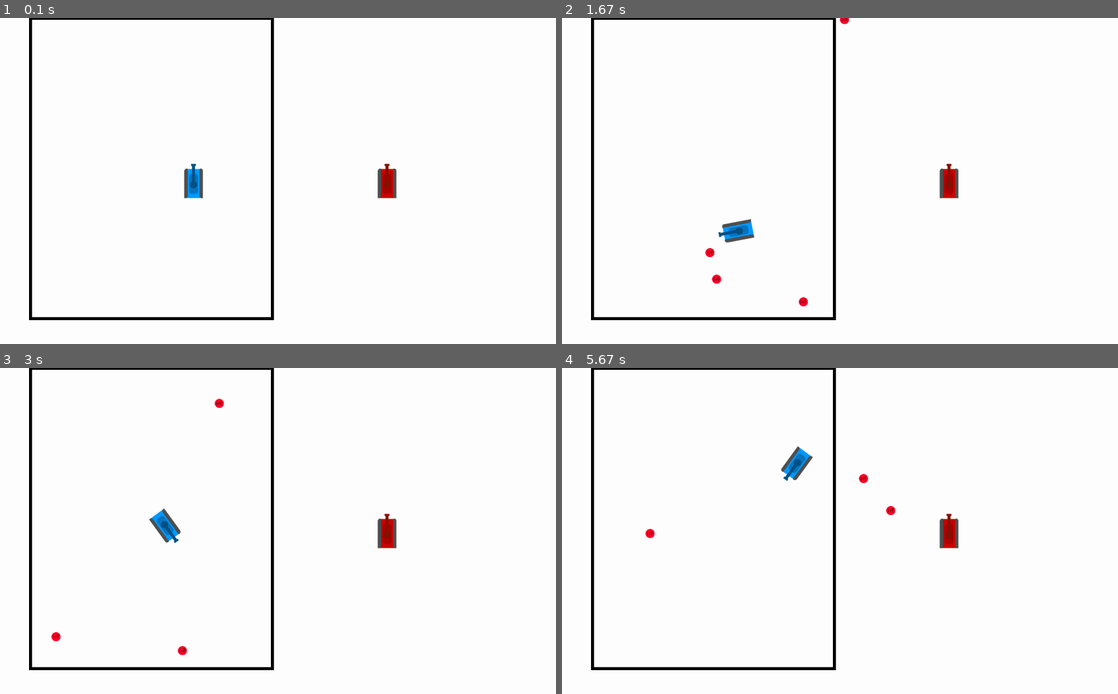
Above: before the commit, frames 1-4 (two rows, left to right).
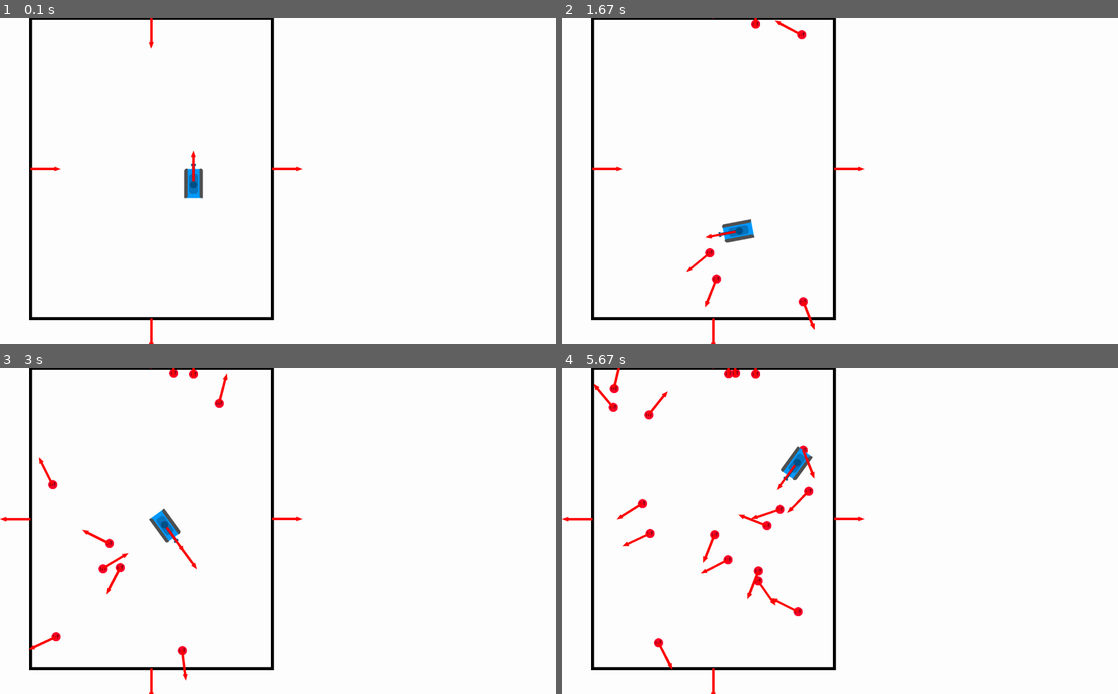
Above: after the commit, the same moments.

Repository: hoischreck/tankClash
Game: pygame game, started from main.py
Two runs of this game, one before a commit and one after it. Both use one fixed random seed, a clock stepped at 60 frames per second and the inputs below.
Inputs:
- Up to frame 1 (0.1 s): no input
- Up to frame 2 (1.67 s): tap Space at 0.33, 0.73, 1.03, 1.23, 1.57 s; hold D 0.67-1.13 s; hold W 1.17-1.47 s; hold D from 1.5 s (still down)
- Up to frame 3 (3 s): tap Space at 1.87, 2.07, 2.37, 2.63, 2.97 s; release D at 1.97 s; hold A 2-2.53 s; hold S 2.57-2.87 s; hold A from 2.9 s (still down)
- Up to frame 4 (5.67 s): tap Space at 3.27, 3.4, 3.8, 4.1, 4.47, 4.87, 5.17, 5.37 s; release A at 3.3 s; hold W 3.33-3.7 s; hold D 3.73-4.37 s; hold S 4.4-4.77 s; hold A 4.8-5.27 s; hold D from 5.3 s (still down)

The runs differ from the first frame. In frame 1, 0.6% of the frame differs, in the area x 5-72%, y 0-100%; in frame 2, 0.8%; in frame 3, 1.1%; in frame 4, 1.9%, in the area x 0-72%, y 0-100%.

Commit message:
fixes and features (e.g. vector display)

Diff:
--- a/PygameCollection/game.py
+++ b/PygameCollection/game.py
@@ -81,6 +81,9 @@
 
 	def __loopClose(self):
 		self.clock.tick(self.tps)
+		#todo: remove this?
+		#self.screen.blit(pygame.transform.flip(self.screen, True, True), (0, 0))
+		#self.screen.blit(pygame.transform.rotate(self.screen, 180), (0, 0))
 		pygame.display.flip()
 
 class KeyType(Enum):
--- a/PygameCollection/gameObjects.py
+++ b/PygameCollection/gameObjects.py
@@ -97,7 +97,7 @@
 		def __inner(*args, **kwargs):
 			r = drawMethod(*args, **kwargs)
 			pygame.draw.rect(mSprite.screen, (255, 0, 0), mSprite.rect, width)
-			pygame.draw.line(mSprite.screen, (255, 0, 0), mSprite.pos.toTuple(), (mSprite.pos + mSprite.dir * debugDirLineLen).toTuple(), 10)
+			#pygame.draw.line(mSprite.screen, (255, 0, 0), mSprite.pos.toTuple(), (mSprite.pos + mSprite.dir * debugDirLineLen).toTuple(), 10) # see showVector()
 			return r
 		return __inner
 	mSprite.draw = _drawDebug(mSprite.draw)
--- a/PygameCollection/math.py
+++ b/PygameCollection/math.py
@@ -24,6 +24,8 @@
 		return np.sqrt(self.vec.dot(self.vec))
 
 	def enclosedAngle(self, v2):
+		if v2.x == 1 and v2.y == 0:
+			return acos(self.x/self.magnitude())
 		return acos((self*v2)/(self.magnitude()*v2.magnitude()))
 
 	# self is projected on to v2
@@ -35,8 +37,11 @@
 			return None
 		return self.y/self.x
 
+	# returns radiant from x-axis
 	def toRadiant(self):
-		return self.enclosedAngle(Vector2D(1, 0))
+		a = self.enclosedAngle(Vector2D(1, 0))
+		r = a if self.y >= 0 else 2*pi - a
+		return r
 
 	def toTuple(self):
 		return self.x, self.y
@@ -46,6 +51,15 @@
 		self.x = self.x / m
 		self.y = self.y / m
 		self.vec = np.array((self.x, self.y), dtype=self.dtype)
+
+	def toCounter(self):
+		self.x = -self.x
+		self.y = -self.y
+		self.vec = np.array((self.x, self.y), dtype=self.dtype)
+
+	#
+	# def makeCollinearTo(self, v2):
+	# 	pass
 
 	def __str__(self):
 		return f"Vector2D({self.x} {self.y})"
@@ -67,7 +81,7 @@
 
 	def __mul__(self, other):
 		if isinstance(other, Vector2D):
-			return Vector2D.fromIterable(self.vec.dot(other.vec))
+			return self.vec.dot(other.vec)
 		elif isinstance(other, (int, float)):
 			return Vector2D(self.x*other, self.y*other)
 		else:
@@ -76,6 +90,12 @@
 	def __truediv__(self, other):
 		if isinstance(other, (int, float)):
 			return Vector2D(self.x / other, self.y / other)
+		else:
+			raise TypeError
+
+	def __eq__(self, other):
+		if isinstance(other, Vector2D):
+			return self.x == other.x and self.y == other.y
 		else:
 			raise TypeError
 
@@ -97,6 +117,15 @@
 		newVec = Vector2D.copy(v)
 		return newVec / newVec.magnitude()
 
+	@classmethod
+	def asCounterVector(cls, v):
+		return Vector2D(v.x*-1, v.y*-1)
+
+	@classmethod
+	def getNormVec(cls, v):
+		s = v.slope()
+		return Vector2D(1, 0) if s is None else Vector2D(-s, 1) #Vector2D(s, -1) counter vector
+
 	# v1 is projected on to v2
 	@classmethod
 	def fromProjection(cls, v1, v2):
@@ -105,8 +134,56 @@
 	# v1 is reflected at v2
 	@classmethod
 	def fromReflection(cls, v1, v2):
-		return 2*v2 - v1
+		return v2*2 - v1
 
+	@classmethod
 	# symmetric reflection is done by reflecting at the point of projection
 	def fromSymReflection(self, v1, v2):
-		return 2*(Vector2D.fromProjection(v1, v2)) - v1
+		return (Vector2D.fromProjection(v1, v2))*2 - v1
+
+	# todo: test
+	# returns a vector by rotating by a given radiant
+	@classmethod
+	def fromRotation(self, v1, radiant):
+		a = v1.toRadiant()
+		b = a + radiant
+		return Vector2D.fromRadiant(b)*v1.magnitude()
+
+	# v1 is supposed to become collinear to v2
+	@classmethod
+	def fromCollinearity(cls, v1, v2):
+		return v2*v1.magnitude()
+
+	@classmethod
+	def fromMatrixVecMul(cls, v1, matrix):
+		assert isinstance(matrix, Matrix2D)
+		return Vector2D.fromIterable(v1.vec.dot(matrix.matx))
+
+
+# todo: implement?
+class Straight:
+	def __init__(self, supportVector: Vector2D, directionVector: Vector2D):
+		self.sV = supportVector
+		self.dV = directionVector
+
+
+class Matrix2D:
+	def __init__(self, formattedList): # format of iterable must be in analogy to matrix
+		self.matx = np.array(formattedList, dtype=np.double)
+
+	# format: x1 x2 ... xn y1 y2 ... yn
+	@classmethod
+	def fromIterable(cls, iterable):
+		return Matrix2D(np.array(iterable).reshape(2, 2))
+
+	@classmethod
+	def fromVectors(cls, v1, v2):
+		return Matrix2D.fromIterable([v1.x, v2.x, v1.y, v2.y])
+
+	# basic rotation transformation matrix
+	@classmethod
+	def fromRotation(cls, radiant):
+		i = Vector2D.fromRadiant(radiant)
+		j = Vector2D.fromRadiant(radiant+pi/2)
+		#print("i:", rad2deg(i.toRadiant()))
+		return Matrix2D.fromVectors(i, j)
--- a/PygameCollection/utils.py
+++ b/PygameCollection/utils.py
@@ -1,4 +1,8 @@
+import numpy as np
 import pygame, os
+from math import pi
+from PygameCollection.math import Vector2D, Matrix2D
+from PygameCollection.gameObjects import MovableSprite
 
 def secondsToFormat(s):
     t = {"h":3600, "m":60, "s":1}
@@ -18,3 +22,44 @@
 def loadConvScaledImg(pathTuple, newDimensions=None, preserveAlpha=True):
     img = pygame.image.load(os.path.join(*pathTuple)).convert_alpha() if preserveAlpha else pygame.image.load(os.path.join(*pathTuple)).convert()
     return img if newDimensions == None else pygame.transform.scale(img, newDimensions)
+
+
+# class linearVectorArt:
+#     pass
+
+# todo: implement correctly -> generalize drawing arrows
+def showVector(screen, vector: Vector2D, x, y, length=100, lineWidth=7, headLength=20, headWidth=14, scale=True):
+    pos = Vector2D(x, y)
+    vectors = list()
+    points = list()
+
+    if scale:
+        length *= vector.magnitude()
+
+    vectors.append([Vector2D(0, length)])
+    vectors.append([Vector2D(-headWidth//2, -headLength)])
+    vectors.append([Vector2D(headWidth//2-lineWidth//2, 0)])
+    vectors.append([Vector2D(0, headLength-length)])
+    vectors.append([Vector2D(lineWidth, 0)])
+    vectors.append([Vector2D(0, length-headLength)])
+    vectors.append([Vector2D(headWidth//2-lineWidth//2, 0)])
+    vectors.append([Vector2D(-headWidth//2, headLength)])
+
+    for i, v in enumerate(vectors):
+        offset = pi/2 # based on the fact, that the arrow is drawn facing "downwards"
+        m = Matrix2D.fromRotation(offset-vector.toRadiant()) #todo: why is this argument correct??? why not vector.toRadiant()-offset
+        vectors[i] = [Vector2D.fromMatrixVecMul(vectors[i][0], m)]
+
+    for i, v in enumerate(vectors):
+        if i == 0:
+            vectors[i].append(pos)
+        else:
+            vectors[i].append(vectors[i-1][1]+vectors[i-1][0])
+
+        points.append(v[1].toTuple())
+    points.append((vectors[1][1]).toTuple())
+
+    pygame.draw.polygon(screen, (255, 0, 0), points)
+
+def showVecDirSprite(sprite: MovableSprite, *args, **kwargs):
+    showVector(sprite.screen, sprite.dir, *sprite.pos.toTuple(), *args, **kwargs)
--- a/ammo.py
+++ b/ammo.py
@@ -1,8 +1,10 @@
 import pygame
 from PygameCollection.gameObjects import MovableSprite
+from PygameCollection.math import Vector2D
 from abc import ABC
 from enum import Enum
 from timeit import default_timer
+from math import pi
 
 # PROJECTILE-classes ---------
 class Projectile(MovableSprite, ABC):
@@ -25,8 +27,24 @@
 		self.pos += self.dir * self.v
 		super().update()
 
+		#todo: collision system fails calculation
 		if (wall := self.game.map.hitsWall(self)):
-			print("hit:", wall.start, wall.end)
+			self.pos = oldPos
+			# handle reflection -> 1.) calc norm vector 2.) compare with direction of shot 3.) combine into a new direction vector
+			normVec = wall.norm
+			if self.dir.enclosedAngle(normVec) > pi/2:
+				normVec.toCounter()
+			from PygameCollection.math import rad2deg
+			v = Vector2D.fromSymReflection(self.dir, normVec)
+			v.toUnitVec()
+			v.toCounter()
+			a, b = rad2deg(self.dir.enclosedAngle(normVec)), rad2deg(v.enclosedAngle(Vector2D.asCounterVector(normVec)))
+			d = abs(a-b)
+			print(a, b, d)
+			# if d > 60:
+			# 	print(wall.start, wall.end)
+			# 	quit()
+			self.dir = v
 
 # AMMO-classes ---------
 class Ammunition:
@@ -78,7 +96,7 @@
 		return Ammunition(self.ammoClass, self.shotInterval, self.shotMaximum, self.lifetime, self.img)
 
 class AmmoType(Enum):
-	NORMAL = AmmoTypeData(CanonBall, shotInterval=0.1, shotMaximum=10)
+	NORMAL = AmmoTypeData(CanonBall, shotInterval=0.1, shotMaximum=100, lifetime=10)
 
 	@classmethod
 	def getInstanceOf(cls, ammoType):
--- a/main.py
+++ b/main.py
@@ -8,7 +8,7 @@
 from PygameCollection.gameObjects import MovableSprite, showRect, showMask
 from PygameCollection.game import Base2DGame, KeyType
 from PygameCollection.templates import BasicMSpriteController
-from PygameCollection.utils import loadConvFacScaledImg, loadConvScaledImg
+from PygameCollection.utils import loadConvFacScaledImg, loadConvScaledImg, showVecDirSprite, showVector
 
 from ammo import Ammunition, AmmoType
 from map import Wall, TankMap
@@ -122,23 +122,23 @@
 		})
 		p1.setPosition(Vector2D(self.w // 3, self.h // 2))
 
-		p2 = Player("Flitzi", 2, self)
-		img = loadConvFacScaledImg(("assets", "img", "TankRed.png"), 0.5)
-		p2.setTank(Tank(self, img, Vector2D(0, 0)))
-		p2.setControls({
-			"up": "forward",
-			"left": "left",
-			"down": "backward",
-			"right": "right",
-			"return": "shoot"
-		})
-		p2.setPosition(Vector2D((self.w // 3) * 2, self.h // 2))
-
-		self.players.add(p2)
+		# p2 = Player("Flitzi", 2, self)
+		# img = loadConvFacScaledImg(("assets", "img", "TankRed.png"), 0.5)
+		# p2.setTank(Tank(self, img, Vector2D(0, 0)))
+		# p2.setControls({
+		# 	"up": "forward",
+		# 	"left": "left",
+		# 	"down": "backward",
+		# 	"right": "right",
+		# 	"return": "shoot"
+		# })
+		# p2.setPosition(Vector2D((self.w // 3) * 2, self.h // 2))
+		#
+		# self.players.add(p2)
 		self.players.add(p1)  # create playerLobby class
 
 		self.drawingQueue.append(p1.tank)
-		self.drawingQueue.append(p2.tank)
+		#self.drawingQueue.append(p2.tank)
 
 	def loop(self):
 		for k in self.controls:
@@ -156,11 +156,15 @@
 		# player wall collisions
 
 		#print(f"computation time {default_timer()-start}s")
+		for w in self.map.walls:
+			showVector(self.screen, w.norm, (w.start.x+w.end.x)/2, (w.start.y+w.end.y)/2)
 
 		for player in self.players:
+			showVecDirSprite(player.tank)
 			toBeRemoved = set()
 			# checks bullet timeout
 			for b in player.tank.ammo.activeShots:
+				showVecDirSprite(b)
 				if b.hasExpired():
 					toBeRemoved.add(b)
 
@@ -169,6 +173,7 @@
 				self.drawingQueue.remove(i)
 
 
+
 if __name__ == "__main__":
 	g = TankClash()
 	g.run()
--- a/map.py
+++ b/map.py
@@ -11,6 +11,7 @@
 		self.end = Vector2D.fromIterable(end)
 		self.color = (0, 0, 0)
 		self.width = 10
+		self.norm = Vector2D.getNormVec(self.start-self.end)
 
 	def draw(self, surface=None):
 		pygame.draw.line(self.screen if surface is None else surface, self.color, self.start.toTuple(), self.end.toTuple(), self.width)
@@ -44,10 +45,7 @@
 			return
 		distances = {w: self._distanceToWall(*cp, w) for w in self.walls}
 		sd = sorted(distances.items(), key=lambda x: x[1])
-		collidedWall = sd[0][0]
-		# handle reflection -> 1.) calc norm vector 2.) compare with direction of shot 3.) combine into a new direction vector
-
-
+		return sd[0][0]
 
 	def addWallH(self, start, length):
 		self.addWall(start, (start[0]+length, start[1]))
